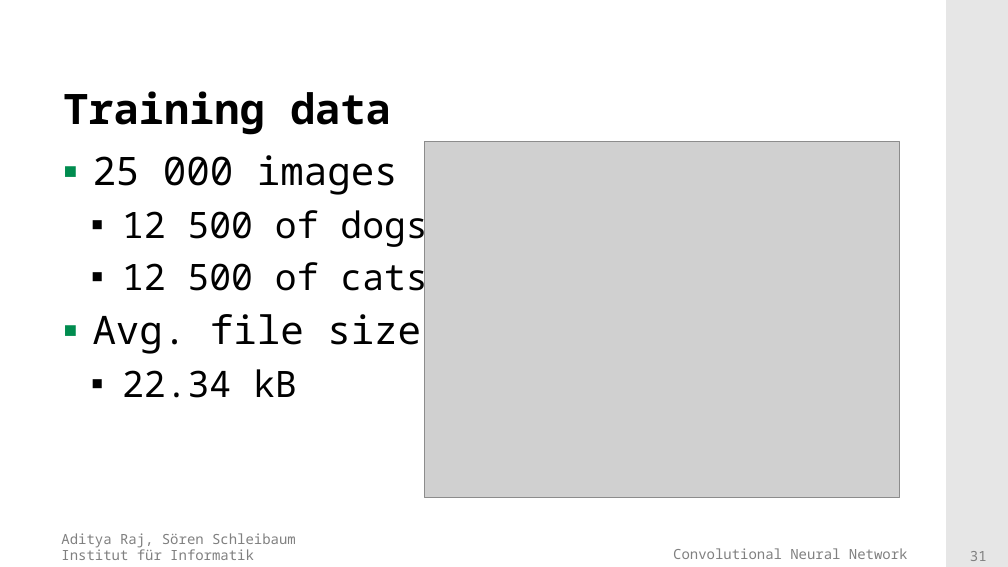
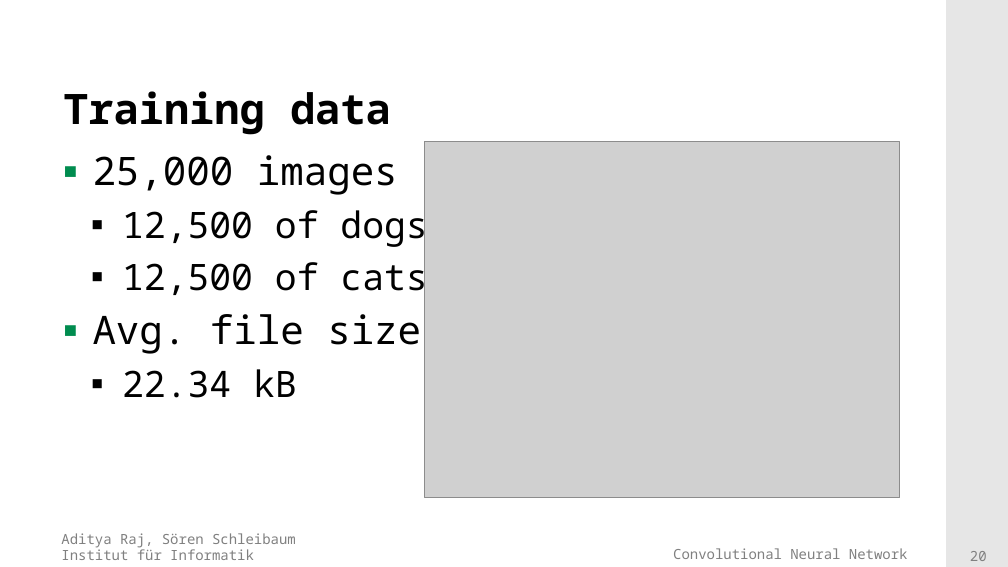
Before and after one commit to adityaraj52/ConvNet, a slide deck: slide 20 of PresentationsAndTalk/Presentation_final.pptx (slide 31 before the commit). Drawn at 1008x567 pixels with LibreOffice and Linux fonts; fonts in the diff are those of the drawing; grey boxes stand for pictures; background and template pictures are left out. Boxes give left, top, right and bottom in pixels: in the first picture for what was removed or moved away, otherwise in the second. Text is boxed around its words. In the diff, an @@ line names an element or a change of style, - is before the commit and + after.

```diff
--- a/PresentationsAndTalk/Presentation_final.pptx
+++ b/PresentationsAndTalk/Presentation_final.pptx
@@ text at (93, 155, 427, 301): text changed @@
-▪ 25 000 images
-  ▪ 12 500 of dogs
-  ▪ 12 500 of cats
+▪ 25,000 images
+  ▪ 12,500 of dogs
+  ▪ 12,500 of cats
@@ page number at (970, 551, 987, 561): text changed @@
-31
+20
```
Also in this commit, not shown: 9 other slides changed, 23 slides added, 1 other file.
